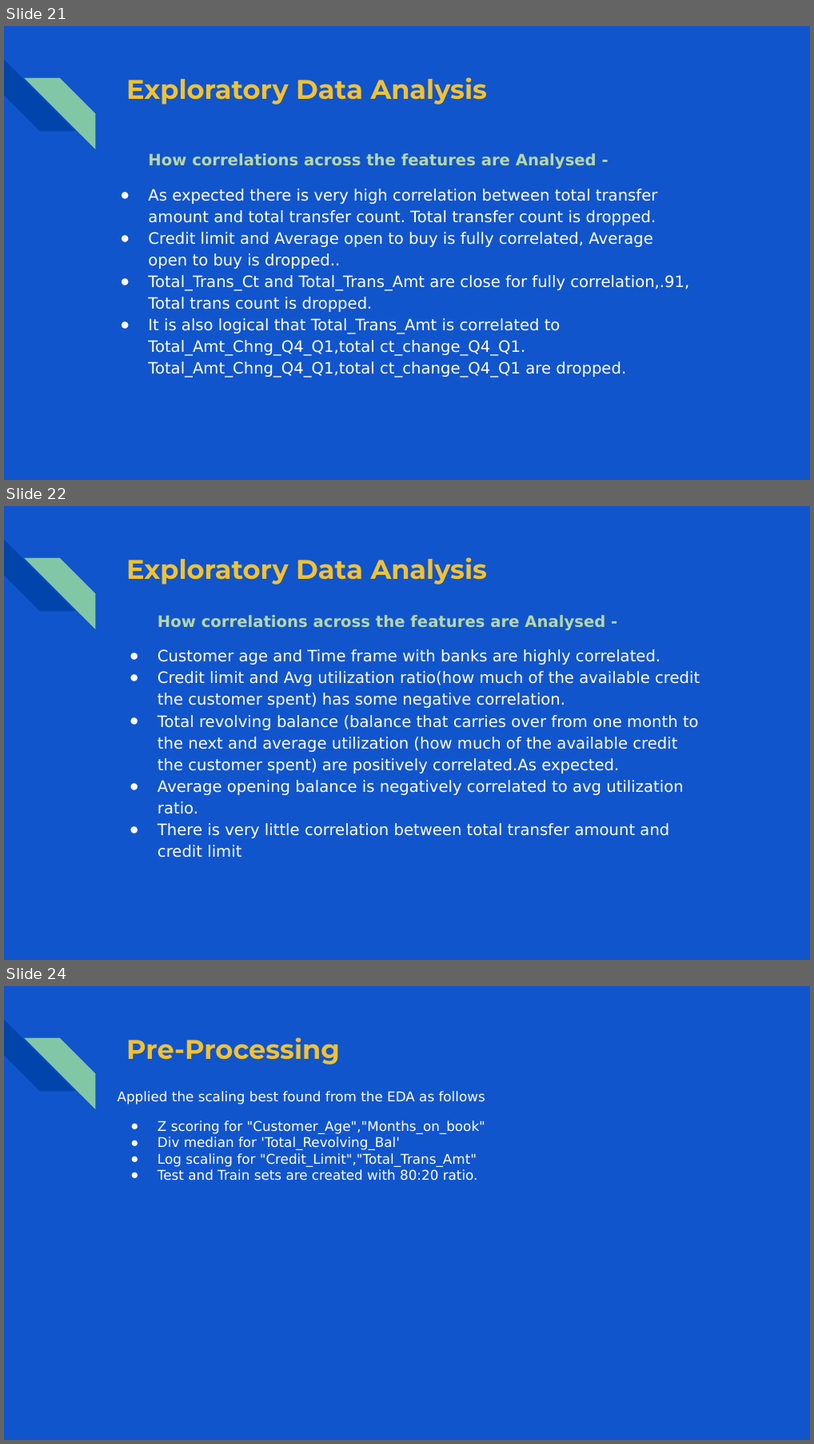
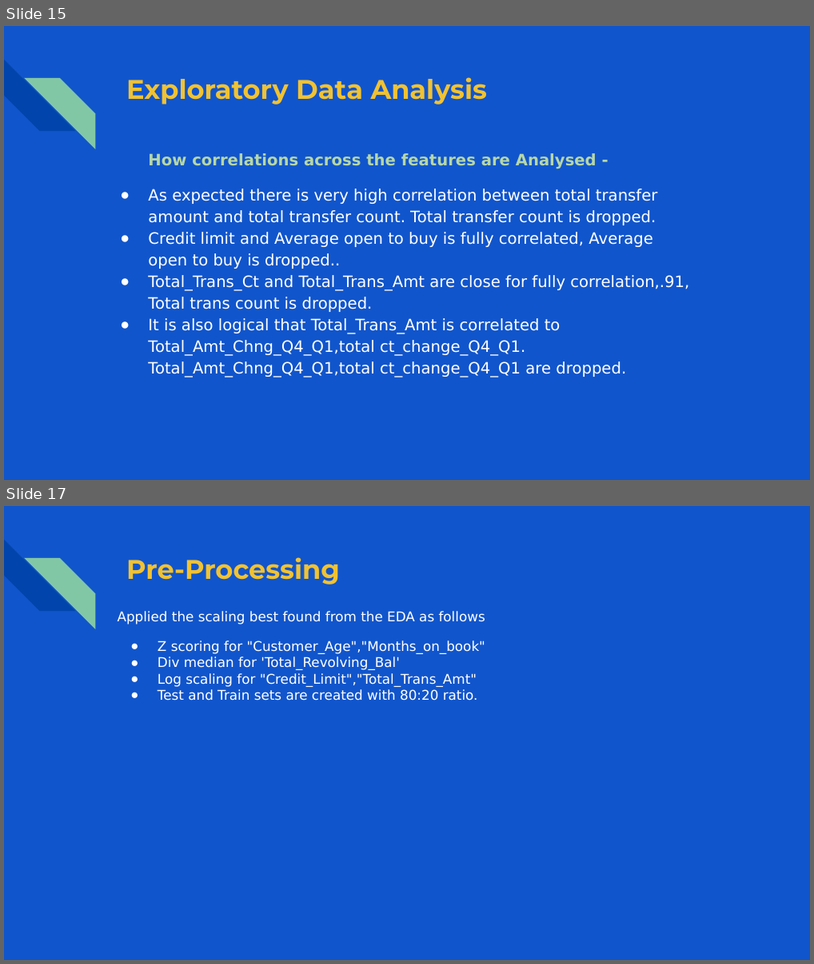
Before and after one commit to shaisid01/Data-Science, a slide deck: CapstoneProjects/Capstone 2/Docs/Customer Attrition Prediction on Credit Card data.pptx. Shown one above the other, each under a label of ours: slides 21, 22 and 24 before the commit, slides 15 and 17 after it; the slides between them are not shown. The pictures are 814x1444 and 814x964 pixels, drawn with LibreOffice and Linux fonts; fonts in the diff are those of the drawing. Boxes give left, top, right and bottom in pixels: in the first picture for what was removed or moved away, otherwise in the second. Text is boxed around its words. In the diff, an @@ line names an element or a change of style, - is before the commit and + after.

```diff
--- a/CapstoneProjects/Capstone 2/Docs/Customer Attrition Prediction on Credit Card data.pptx
+++ b/CapstoneProjects/Capstone 2/Docs/Customer Attrition Prediction on Credit Card data.pptx
@@ slide 22 removed at [4, 506, 810, 960], background #1155CC; not listed: 2 template elements that a slide beside it also shows @@
@@ title removed at [126, 557, 487, 584] @@
-Exploratory Data Analysis
@@ text removed at [158, 615, 700, 857] @@
-How correlations across the features are Analysed -
-● Customer age and Time frame with banks are highly correlated.
-● Credit limit and Avg utilization ratio(how much of the available credit the customer spent) has some negative correlation.
-● Total revolving balance (balance that carries over from one month to the next and average utilization (how much of the available credit the customer spent) are positively correlated.As expected.
-● Average opening balance is negatively correlated to avg utilization ratio.
-● There is very little correlation between total transfer amount and credit limit
@@ what was slide 21 is now slide 15 @@
@@ what was slide 24 is now slide 17 @@
```
Also in this commit, not shown: 6 slides changed, 6 other slides removed, 1 other file.
